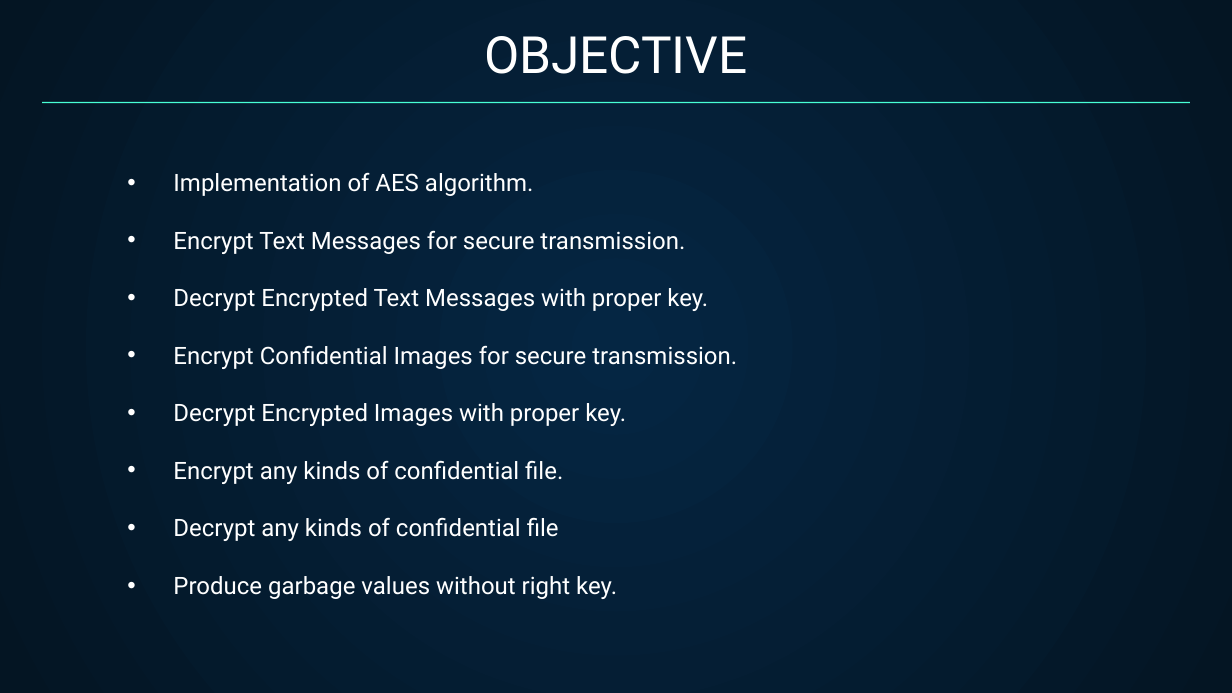
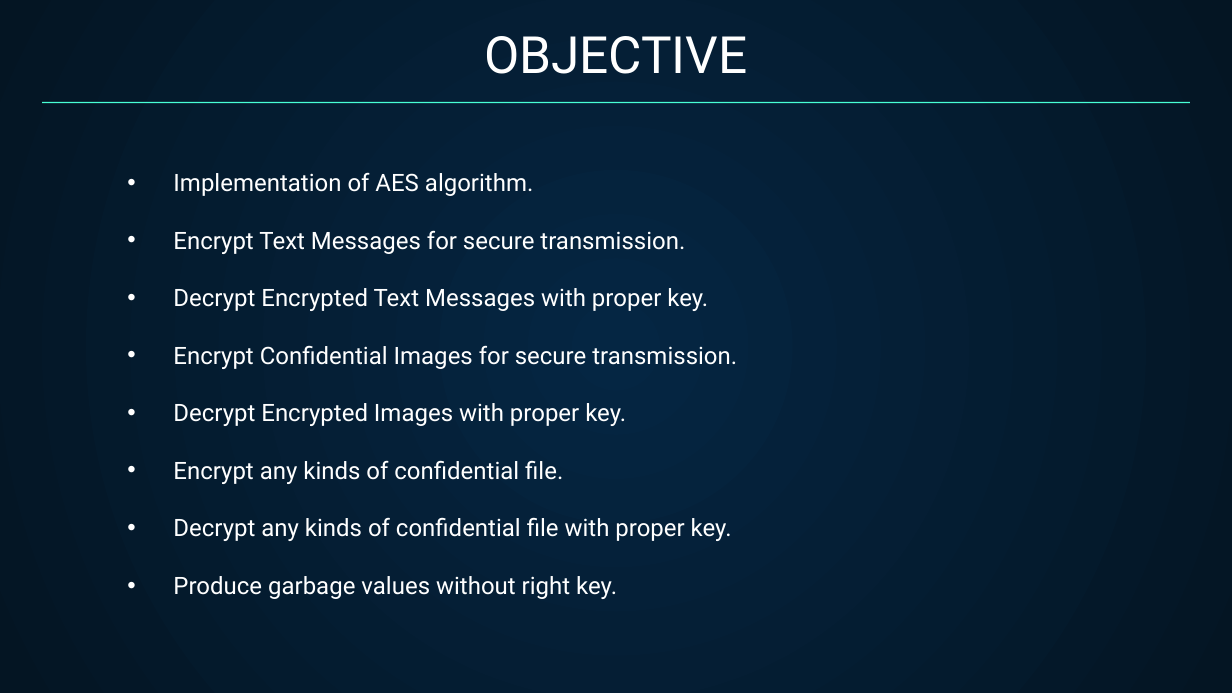
Before and after one commit to Tarequl-islam/Data-Encryption-using-AES, a slide deck: slide 3 of AES Project Presentation.pptx. Drawn at 1232x693 pixels with LibreOffice and Linux fonts; fonts in the diff are those of the drawing. Boxes give left, top, right and bottom in pixels: in the first picture for what was removed or moved away, otherwise in the second. Text is boxed around its words. In the diff, an @@ line names an element or a change of style, - is before the commit and + after.

```diff
--- a/AES Project Presentation.pptx
+++ b/AES Project Presentation.pptx
@@ text at (173, 517, 732, 541): text changed @@
-• Decrypt any kinds of confidential file
+• Decrypt any kinds of confidential file with proper key.
```
Also in this commit, not shown: 12 other slides changed.
